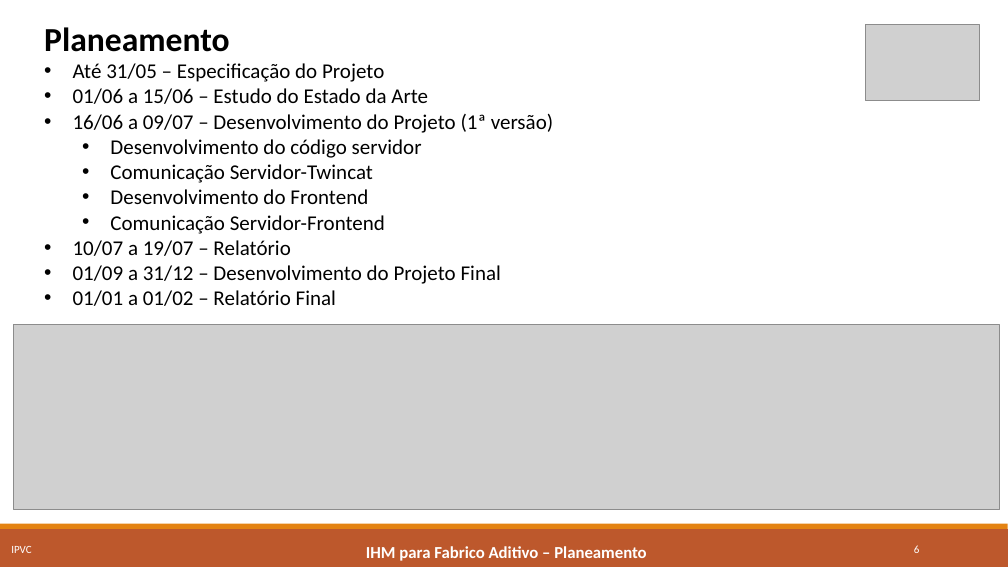
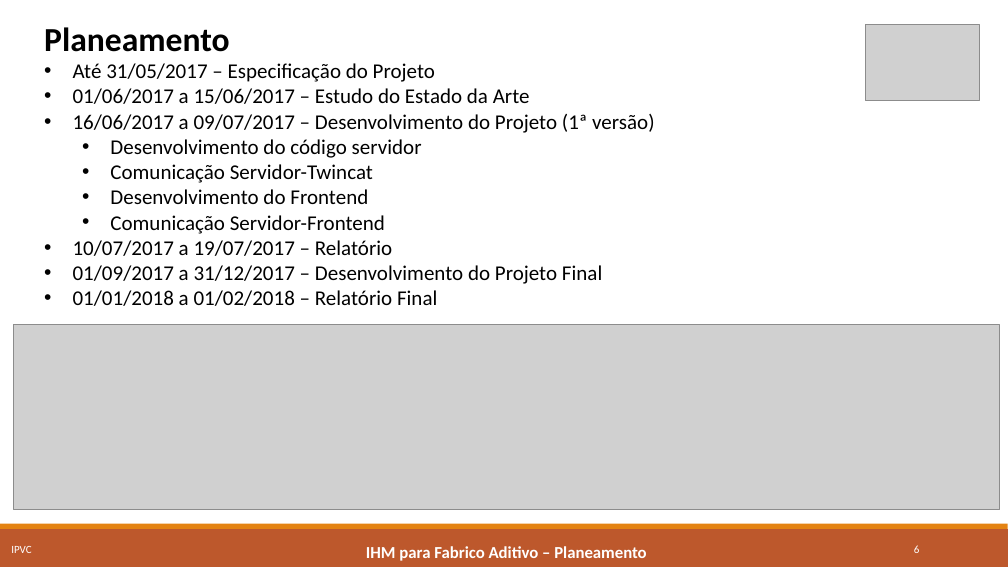
Before and after one commit to marcorlsrodrigues/projeto, a slide deck: slide 6 of Apresentacao_LPII_PE_MarcoRodrigues4652.pptx. Drawn at 1008x567 pixels with LibreOffice and Linux fonts; fonts in the diff are those of the drawing; grey boxes stand for pictures. Boxes give left, top, right and bottom in pixels: in the first picture for what was removed or moved away, otherwise in the second. Text is boxed around its words. In the diff, an @@ line names an element or a change of style, - is before the commit and + after.

```diff
--- a/Apresentacao_LPII_PE_MarcoRodrigues4652.pptx
+++ b/Apresentacao_LPII_PE_MarcoRodrigues4652.pptx
@@ text at [73, 63, 654, 133]: text changed @@
-• Até 31/05 – Especificação do Projeto
-• 01/06 a 15/06 – Estudo do Estado da Arte
-• 16/06 a 09/07 – Desenvolvimento do Projeto (1ª versão)
+• Até 31/05/2017 – Especificação do Projeto
+• 01/06/2017 a 15/06/2017 – Estudo do Estado da Arte
+• 16/06/2017 a 09/07/2017 – Desenvolvimento do Projeto (1ª versão)
@@ text at [73, 240, 602, 306]: text changed @@
-• 10/07 a 19/07 – Relatório
-• 01/09 a 31/12 – Desenvolvimento do Projeto Final
-• 01/01 a 01/02 – Relatório Final
+• 10/07/2017 a 19/07/2017 – Relatório
+• 01/09/2017 a 31/12/2017 – Desenvolvimento do Projeto Final
+• 01/01/2018 a 01/02/2018 – Relatório Final
```
Also in this commit, not shown: 3 other slides changed.
